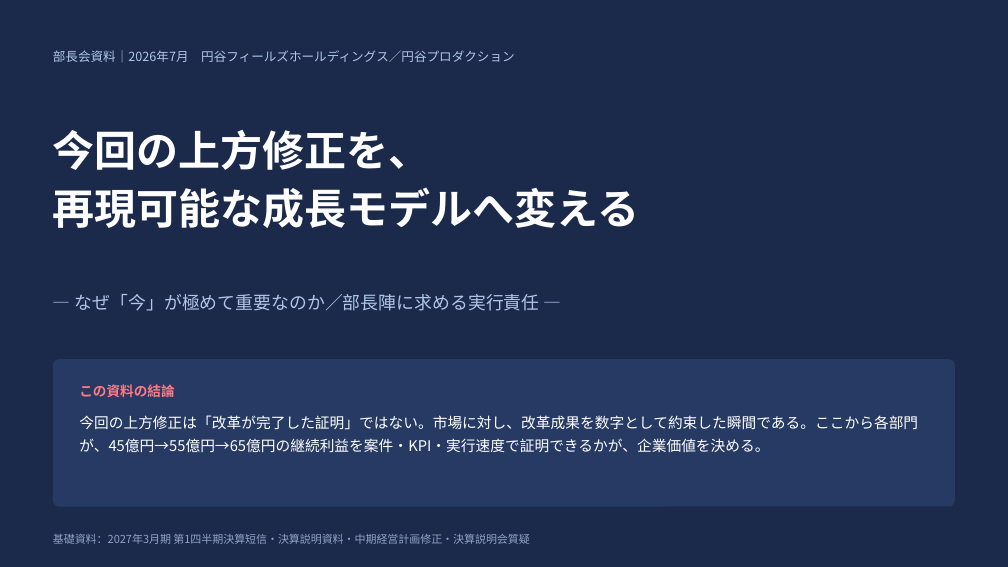
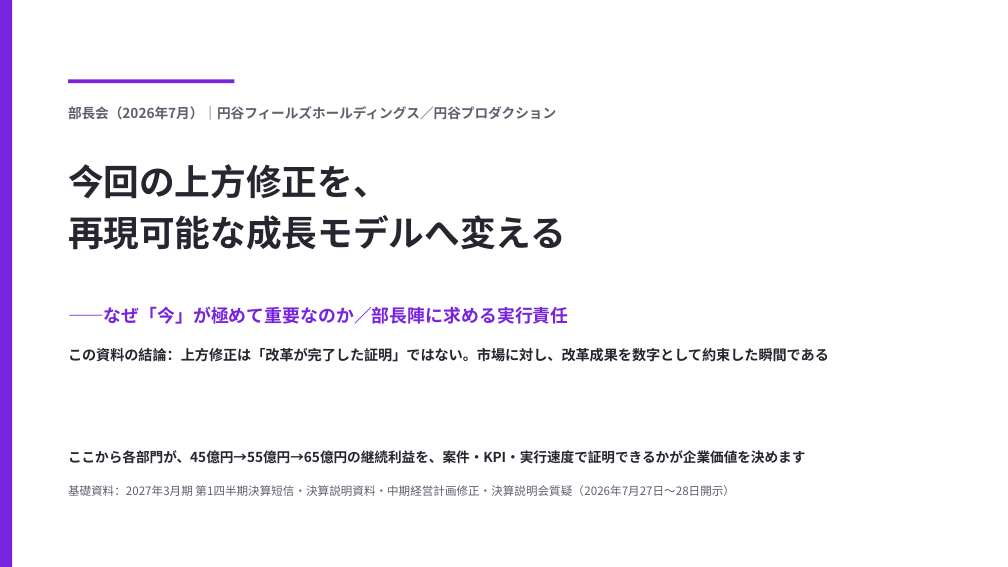
Before and after one commit to hayatoshintani-spe/kessho-lens, a slide deck: slide 1 of docs/presentations/部長会資料_上方修正を再現可能な成長モデルへ.pptx. Drawn at 1008x567 pixels with LibreOffice and Linux fonts; fonts in the diff are those of the drawing. Boxes give left, top, right and bottom in pixels: in the first picture for what was removed or moved away, otherwise in the second. Text is boxed around its words. In the diff, an @@ line names an element or a change of style, - is before the commit and + after.

```diff
--- a/docs/presentations/部長会資料_上方修正を再現可能な成長モデルへ.pptx
+++ b/docs/presentations/部長会資料_上方修正を再現可能な成長モデルへ.pptx
@@ background #1B2A4A to #FFFFFF @@
@@ rectangle added at (0,0,12,567), fill #7823DC @@
@@ rectangle added at (68,79,234,83), fill #7823DC @@
@@ text at (68,106,556,120): text changed; size 12 to 13 pt; text colour #AFC6E9 to #5F5F6E; bold on @@
-部長会資料｜2026年7月 円谷フィールズホールディングス／円谷プロダクション
+部長会（2026年7月）｜円谷フィールズホールディングス／円谷プロダクション
@@ text "今回の上方修正を、": place and size @@
-text "今回の上方修正を、" at (53,130,639,228)
+text "今回の上方修正を、" at (68,164,566,250)
@@ text "今回の上方修正を、" at (68,164,566,250): size 40 to 34 pt, text colour #FFFFFF to #262630; line spacing 1.15 to 1.2 @@
@@ text at (68,306,569,324): text changed; text colour #AFC6E9 to #7823DC; bold on @@
-― なぜ「今」が極めて重要なのか／部長陣に求める実行責任 ―
+――なぜ「今」が極めて重要なのか／部長陣に求める実行責任
@@ rounded rectangle removed at (53,359,955,507) @@
@@ text at (68,348,829,362): text changed; size 14 to 13.5 pt; text colour #FFFFFF to #262630; bold on @@
-今回の上方修正は「改革が完了した証明」ではない。市場に対し、改革成果を数字として約束した瞬間である。ここから各部門が、45億円→55億円→65億円の継続利益を案件・KPI・実行速度で証明できるかが、企業価値を決める。
+この資料の結論：上方修正は「改革が完了した証明」ではない。市場に対し、改革成果を数字として約束した瞬間である
@@ text "この資料の結論：上方修正は「改革が完了した証明」ではない。市場に対し、改革成果を数字として約束した瞬間である" at (68,348,829,362): vertical alignment top to middle @@
@@ text removed at (79,384,174,398) @@
-この資料の結論
@@ text added at (68,450,805,464), 13 pt, text #262630, bold @@
+ここから各部門が、45億円→55億円→65億円の継続利益を、案件・KPI・実行速度で証明できるかが企業価値を決めます
@@ text at (68,485,735,496): text changed; size 10.5 to 11 pt; text colour #8FA3C8 to #5F5F6E @@
-基礎資料：2027年3月期 第1四半期決算短信・決算説明資料・中期経営計画修正・決算説明会質疑
+基礎資料：2027年3月期 第1四半期決算短信・決算説明資料・中期経営計画修正・決算説明会質疑（2026年7月27日〜28日開示）
```
Also in this commit, not shown: 4 other slides changed.
